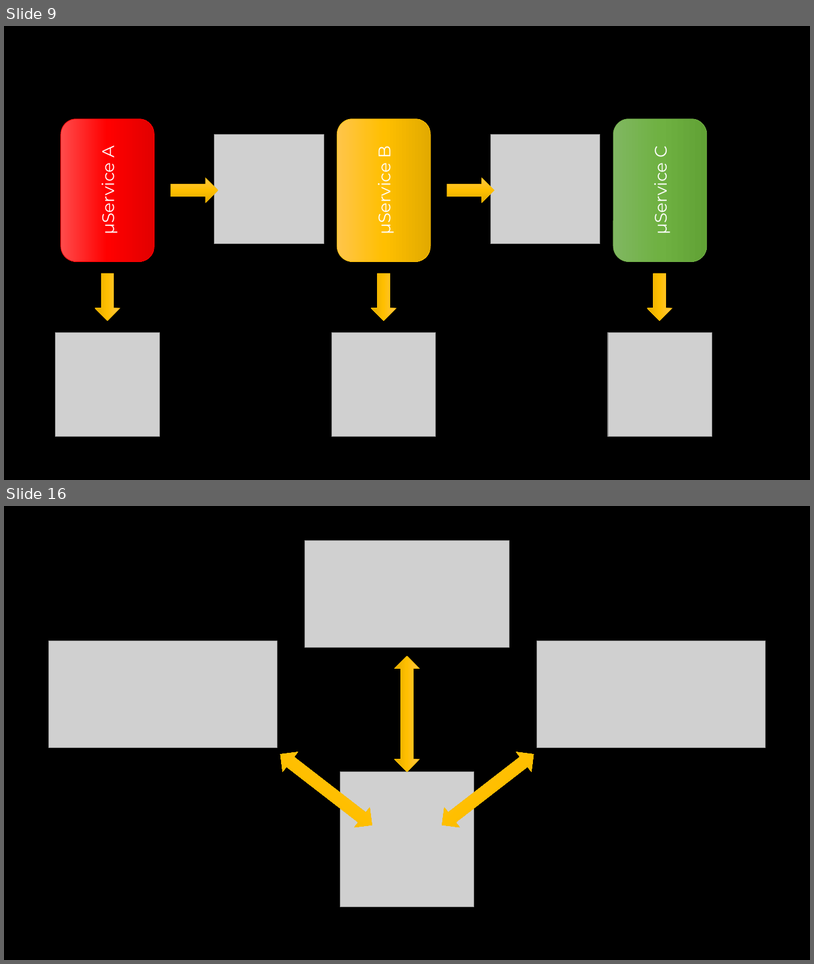
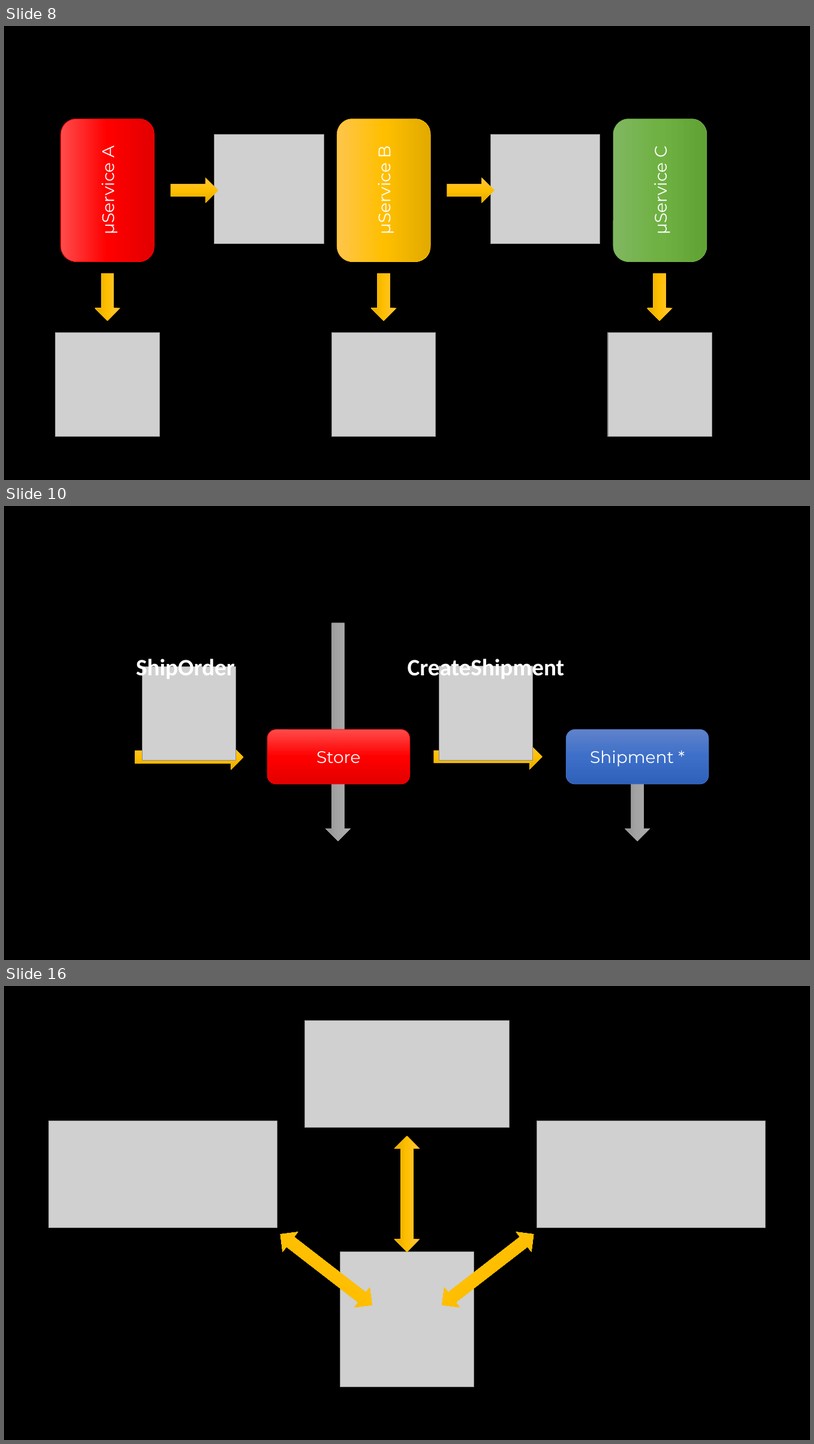
Before and after one commit to SzymonPobiega/EventDrivenServices, a slide deck: docs/images.pptx. Shown one above the other, each under a label of ours: slides 9 and 16 before the commit, slides 8, 10 and 16 after it; the slides between them are not shown. The pictures are 814x964 and 814x1444 pixels, drawn with LibreOffice and Linux fonts; fonts in the diff are those of the drawing; grey boxes stand for pictures. Boxes give left, top, right and bottom in pixels: in the first picture for what was removed or moved away, otherwise in the second. Text is boxed around its words. In the diff, an @@ line names an element or a change of style, - is before the commit and + after.

```diff
--- a/docs/images.pptx
+++ b/docs/images.pptx
@@ slide 10 added at (4, 506, 810, 960), background #000000 @@
@@ right arrow added at (326, 623, 350, 841), fill gradient #AFAFAF to #A5A5A5 to #939393, outline #A5A5A5 0.5 pt @@
@@ text added at (136, 655, 235, 681), 28 pt, text #FFFFFF, bold @@
+ShipOrder
@@ picture added at (143, 666, 236, 760) @@
@@ text added at (408, 655, 565, 681), 28 pt, text #FFFFFF, bold @@
+CreateShipment
@@ picture added at (440, 666, 533, 760) @@
@@ rounded rectangle added at (267, 729, 410, 784), fill gradient #FF4B4B to #FF0000 to #E30000, outline #FF0000 0.5 pt, 20 pt, text #FFFFFF @@
+Store
@@ rounded rectangle added at (567, 729, 710, 784), fill gradient #6183CB to #3E70CA to #3062BB, outline #4472C4 0.5 pt, 20 pt, text #FFFFFF @@
+Shipment *
@@ right arrow added at (135, 744, 243, 769), fill gradient #FFC64B to #FFC000 to #E3AB00, outline #FFC000 0.5 pt @@
@@ right arrow added at (434, 744, 542, 769), fill gradient #FFC64B to #FFC000 to #E3AB00, outline #FFC000 0.5 pt @@
@@ right arrow added at (626, 741, 650, 841), fill gradient #AFAFAF to #A5A5A5 to #939393, outline #A5A5A5 0.5 pt @@
@@ what was slide 9 is now slide 8 @@
```
Also in this commit, not shown: 5 slides changed, 3 other slides added, 2 slides removed, 17 other files.
